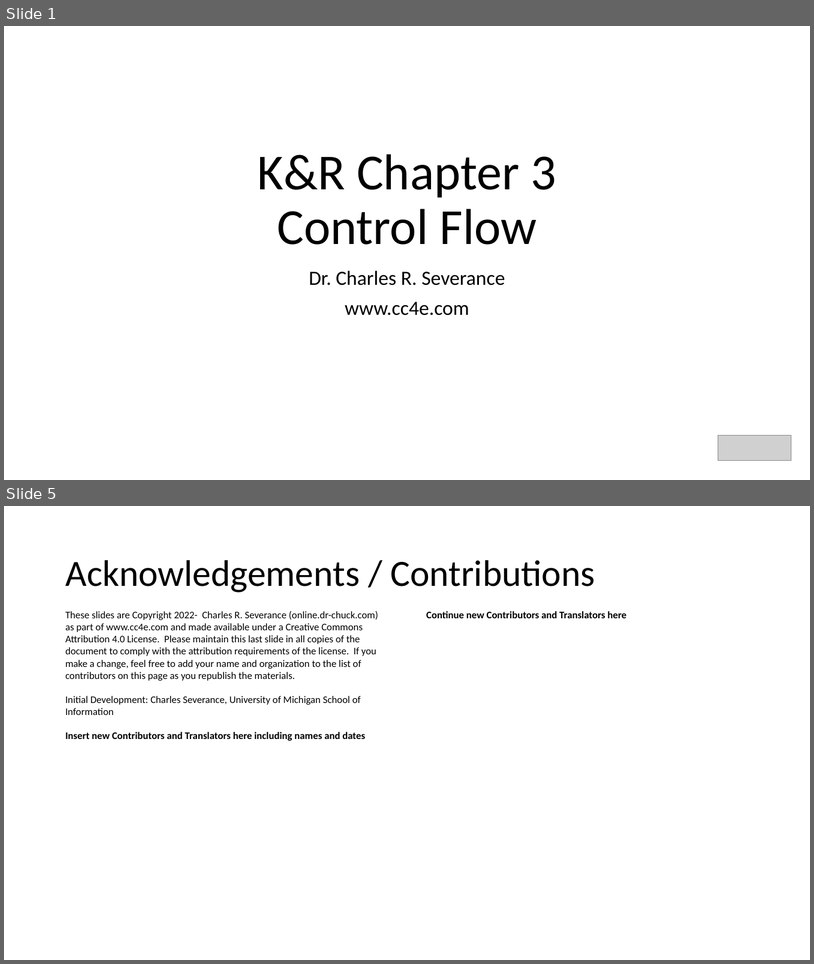
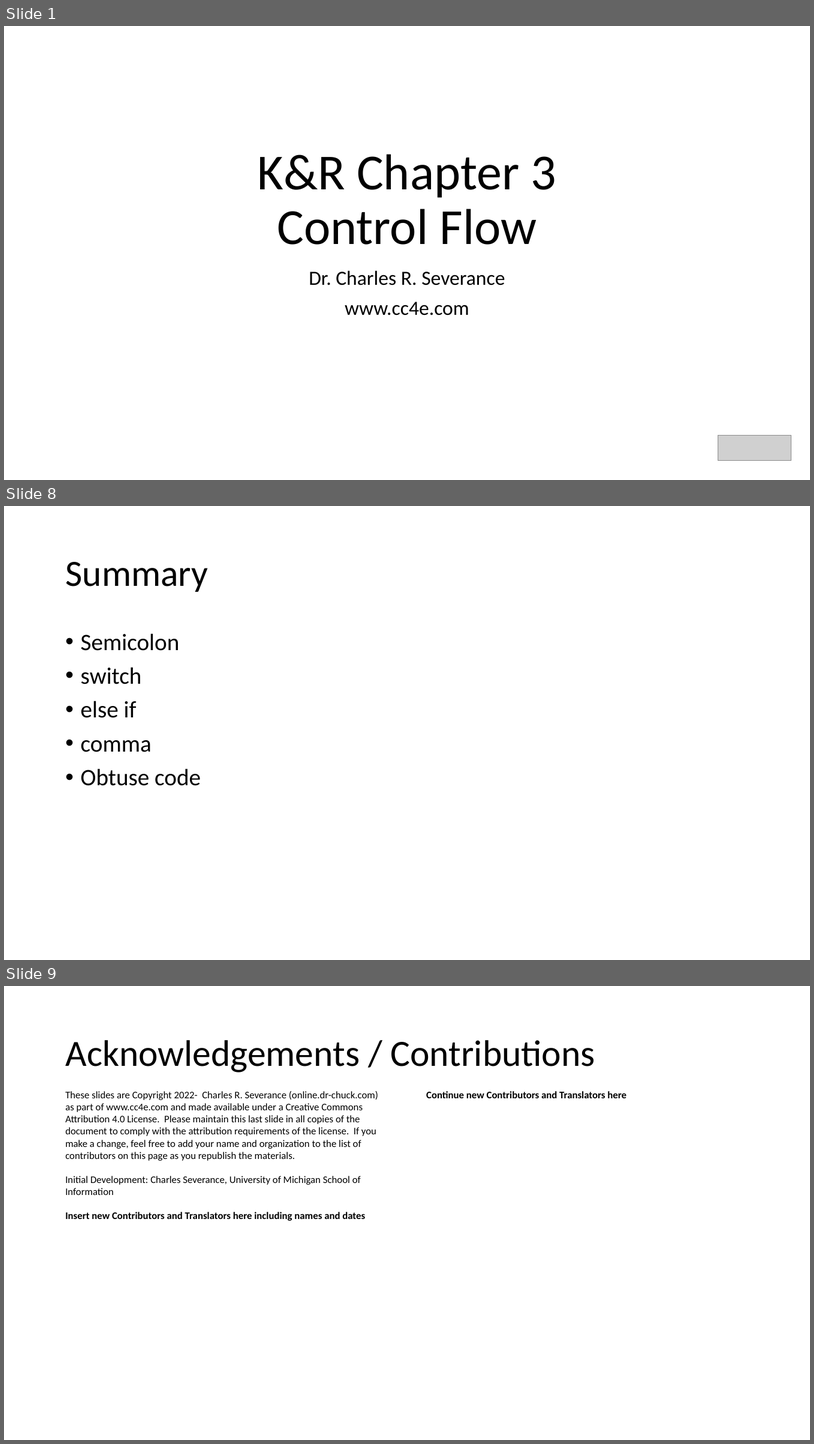
Before and after one commit to csev/cc4e, a slide deck: lectures/KR-3.pptx. Shown one above the other, each under a label of ours: slides 1 and 5 before the commit, slides 1, 8 and 9 after it; the slides between them are not shown. The pictures are 814x964 and 814x1444 pixels, drawn with LibreOffice and Linux fonts; fonts in the diff are those of the drawing; grey boxes stand for pictures. Boxes give left, top, right and bottom in pixels: in the first picture for what was removed or moved away, otherwise in the second. Text is boxed around its words. In the diff, an @@ line names an element or a change of style, - is before the commit and + after.

```diff
--- a/lectures/KR-3.pptx
+++ b/lectures/KR-3.pptx
@@ slide 8 added at box(4, 506, 810, 960), background #FFFFFF @@
@@ title added at box(65, 562, 208, 592), 44 pt, text #000000 @@
+Summary
@@ text added at box(81, 633, 201, 786), 28 pt, text #000000 @@
+• Semicolon
+• switch
+• else if
+• comma
+• Obtuse code
@@ what was slide 5 is now slide 9 @@
```
Also in this commit, not shown: 1 slide changed, 5 other slides added, 2 slides removed, 12 other files.
